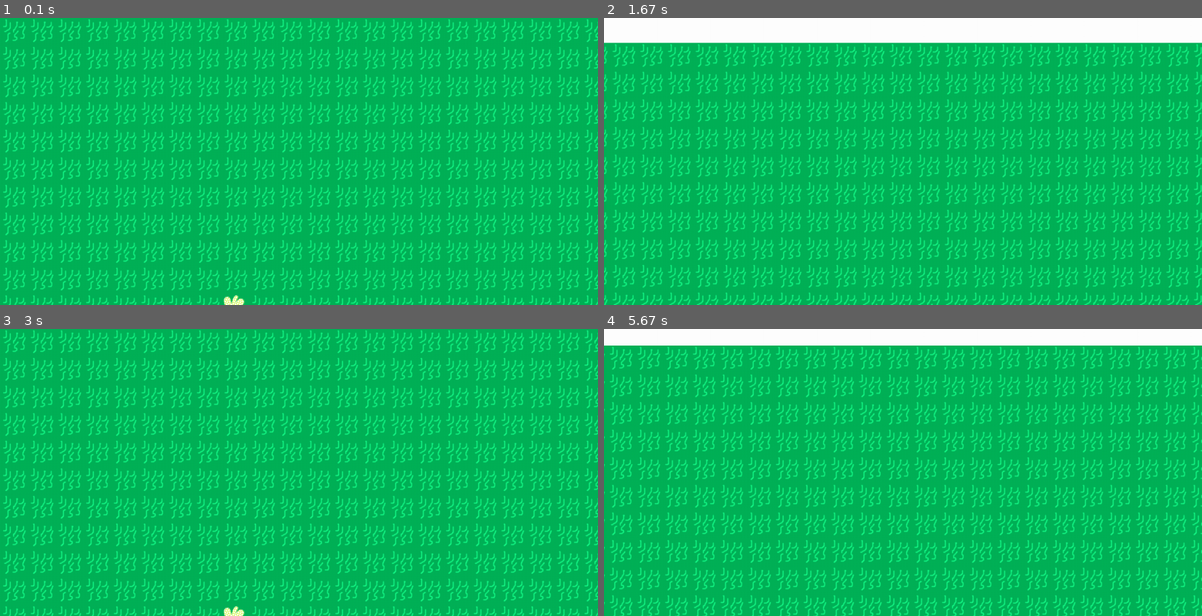
Above: before the commit, frames 1-4 (two rows, left to right).
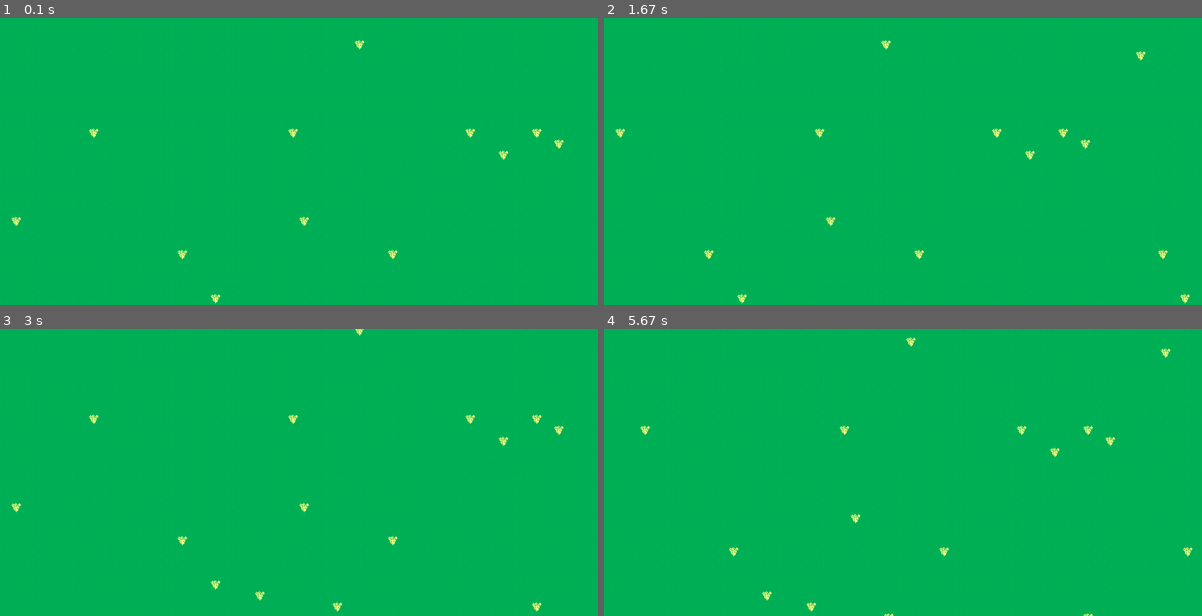
Above: after the commit, the same moments.

Repository: nzbradley7/Homestead-Pygame
Game: pygame game, started from main.py
The game is run twice, just before and just after one commit, with the same random seed, the same clock (stepped at 60 frames per second) and the same inputs.
Inputs:
- Up to frame 1 (0.1 s): no input
- Up to frame 2 (1.67 s): hold D 0.33-0.8 s; hold W 0.83-1.13 s; hold D 1.17-1.63 s
- Up to frame 3 (3 s): hold A 1.67-2.2 s; hold S 2.23-2.53 s; hold A 2.57-2.97 s
- Up to frame 4 (5.67 s): hold W 3-3.37 s; hold D 3.4-4.03 s; hold S 4.07-4.43 s; hold A 4.47-4.93 s; hold D 4.97-5.43 s; hold W from 5.47 s (still down)

The runs differ from the first frame. In frame 1, 16% of the frame differs, in the area x 0-100%, y 0-100%; in frame 2, 23%; in frame 3, 16%; in frame 4, 21%.

Commit message:
Improved camera class
Stopped view spilling over the map, added an input function to make
things look tidy, added comments

Diff:
--- a/board.py
+++ b/board.py
@@ -8,7 +8,7 @@
     return imgs
 
 class Board:
-    '''Map data class'''
+    '''Map generationa and data class'''
     IMG = loadTerrainImg(my.TERRAIN)
 
     def __init__(self):
@@ -36,19 +36,32 @@
     def __init__(self):
         self.view_area = pygame.Rect(0, 0, my.WINDOW_WIDTH, my.WINDOW_HEIGHT)
         self.focus = self.view_area.center
+        self.scale = 1
 
     def update(self):
         x, y = self.focus
 
-        #controls
-        if my.KEYS['w'] in my.input_handle.pressed_keys:
+        #cam controls
+        if (my.input_handle.get_key('w')):
             y += my.CAM_SPEED
-        if my.KEYS['s'] in my.input_handle.pressed_keys:
+        if (my.input_handle.get_key('s')):
             y -= my.CAM_SPEED
-        if my.KEYS['a'] in my.input_handle.pressed_keys:
+        if (my.input_handle.get_key('a')):
             x += my.CAM_SPEED
-        if my.KEYS['d'] in my.input_handle.pressed_keys:
+        if (my.input_handle.get_key('d')):
             x -= my.CAM_SPEED
 
+        #stop viewing past map
+        if y > my.WINDOW_HEIGHT / 2:
+            y = my.WINDOW_HEIGHT / 2
+        elif y < -(my.MAP_HEIGHT - my.WINDOW_HEIGHT * 1.5):
+            y = -(my.MAP_HEIGHT - my.WINDOW_HEIGHT * 1.5)
+        if x > my.WINDOW_WIDTH / 2:
+            x = my.WINDOW_WIDTH / 2
+        elif x < -(my.MAP_WIDTH - my.WINDOW_WIDTH * 1.5):
+            x = -(my.MAP_WIDTH - my.WINDOW_WIDTH * 1.5)
+
+        #set focus point to the new altered values, set cam center to focus
         self.focus = (x, y)
         self.view_area.center = self.focus
+        print(self.focus)
--- a/input.py
+++ b/input.py
@@ -15,3 +15,9 @@
                 for key in self.pressed_keys:
                     if event.key == key:
                         self.pressed_keys.remove(key)
+
+    def get_key(self, key):
+        if my.KEYS[key] in self.pressed_keys:
+            return True
+        else:
+            return False
--- a/logic.py
+++ b/logic.py
@@ -10,6 +10,7 @@
         my.input_handle = input.Input()
 
     def update(self):
+        '''makes the main loop cleaner'''
         my.input_handle.get()
         my.camera.update()
         my.screen.fill(my.COLOURS['white'])
--- a/my.py
+++ b/my.py
@@ -11,7 +11,9 @@
 KEYS = {'w' : pygame.locals.K_w,
         's' : pygame.locals.K_s,
         'a' : pygame.locals.K_a,
-        'd' : pygame.locals.K_d
+        'd' : pygame.locals.K_d,
+        '=' : pygame.locals.K_EQUALS,
+        '-' : pygame.locals.K_MINUS
         }
 
 SPRITES = []
@@ -22,13 +24,14 @@
 CLOCK = pygame.time.Clock()
 FPS = 60
 
-CELL_SIZE = 50
+CELL_SIZE = 20
 MAP_CELLS_X = 100
 MAP_CELLS_Y = 100
 MAP_WIDTH = MAP_CELLS_X * CELL_SIZE
 MAP_HEIGHT = MAP_CELLS_Y * CELL_SIZE
 
 CAM_SPEED = 5
+ZOOM_SPEED = 0.1
 
 TERRAIN = ["grass", "tussock"]
 TUSSOCK_FREQ = 75
Binary file changed: assets/grass.png
Binary file changed: assets/tussock.png
